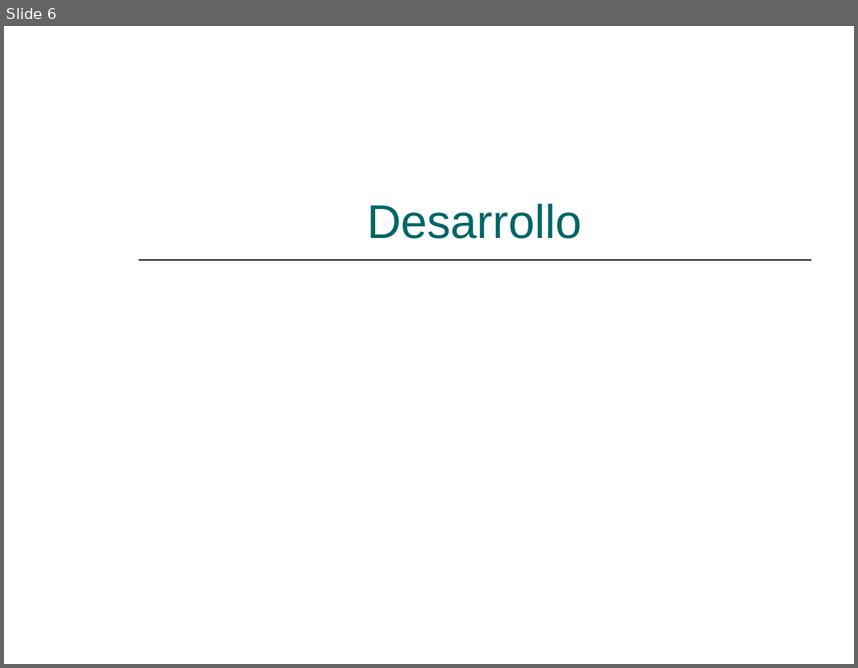
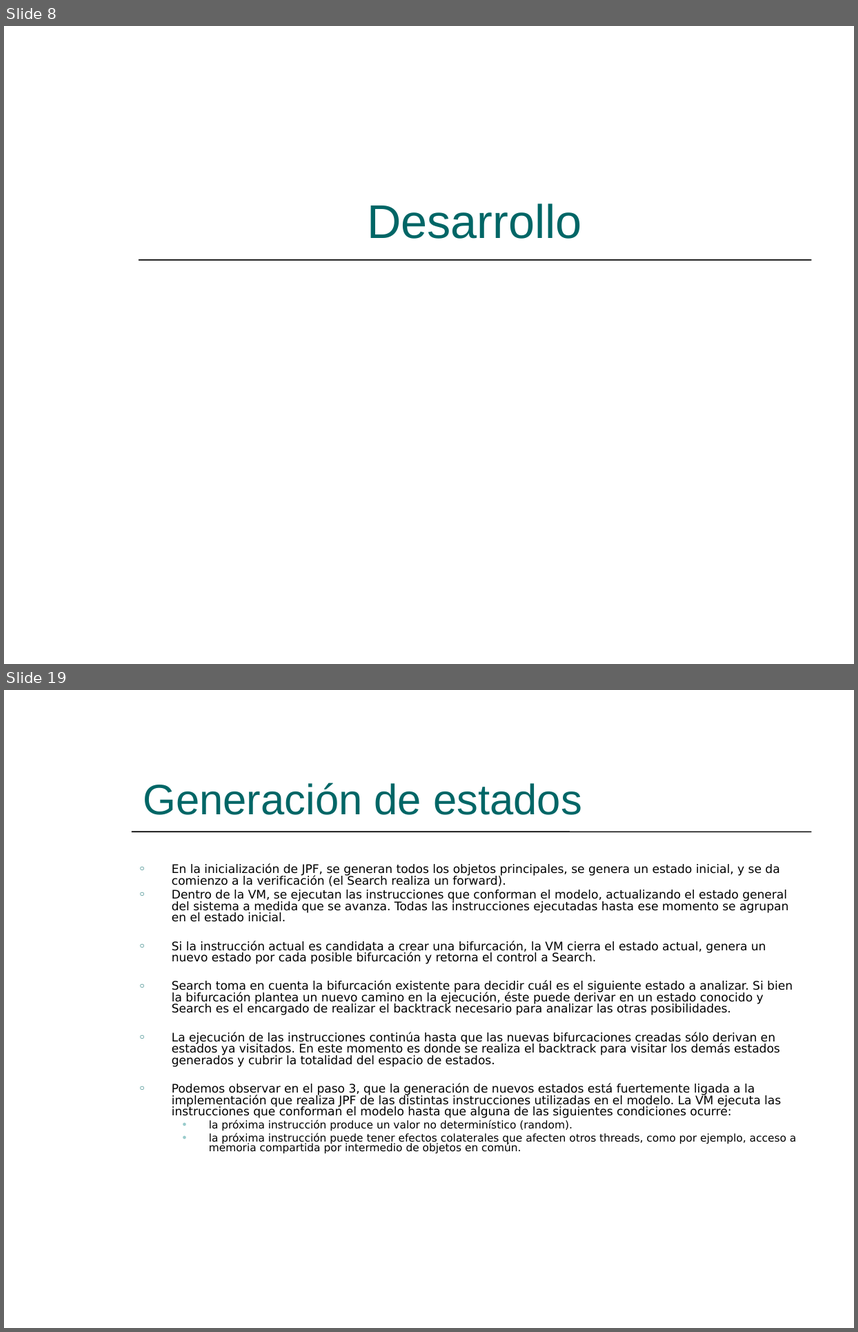
Before and after one commit to hugomelendez/tesis-jpf-2006, a slide deck: tesis-doc/Presentación.ppt. Shown one above the other, each under a label of ours: slide 6 before the commit, slides 8 and 19 after it; the slides between them are not shown. The pictures are 858x668 and 858x1332 pixels, drawn with LibreOffice and Linux fonts; fonts in the diff are those of the drawing. Boxes give left, top, right and bottom in pixels: in the first picture for what was removed or moved away, otherwise in the second. Text is boxed around its words. In the diff, an @@ line names an element or a change of style, - is before the commit and + after.

```diff
--- a/tesis-doc/Presentación.ppt
+++ b/tesis-doc/Presentación.ppt
@@ slide 19 added at box(4, 690, 854, 1328), background #FFFFFF @@
@@ freeform shape added at box(4, 690, 66, 983), fill #006666 @@
@@ freeform shape added at box(4, 753, 85, 1045), fill #99CCCC @@
@@ title added at box(143, 782, 582, 815), 36 pt, text #006666 @@
+Generación de estados
@@ line added from (132, 832) to (811, 832), #000000 0.99 pt @@
@@ text added at box(172, 864, 796, 1154), 10 pt, text #000000 @@
+○ En la inicialización de JPF, se generan todos los objetos principales, se genera un estado inicial, y se da comienzo a la verificación (el Search realiza un forward).
+○ Dentro de la VM, se ejecutan las instrucciones que conforman el modelo, actualizando el estado general del sistema a medida que se avanza. Todas las instrucciones ejecutadas hasta ese momento se agrupan en el estado inicial.
+○ Si la instrucción actual es candidata a crear una bifurcación, la VM cierra el estado actual, genera un nuevo estado por cada posible bifurcación y retorna el control a Search.
+○ Search toma en cuenta la bifurcación existente para decidir cuál es el siguiente estado a analizar. Si bien la bifurcación plantea un nuevo camino en la ejecución, éste puede derivar en un estado conocido y Search es el encargado de realizar el backtrack necesario para analizar las otras posibilidades.
+○ La ejecución de las instrucciones continúa hasta que las nuevas bifurcaciones creadas sólo derivan en estados ya visitados. En este momento es donde se realiza el backtrack para visitar los demás estados generados y cubrir la totalidad del espacio de estados.
+○ Podemos observar en el paso 3, que la generación de nuevos estados está fuertemente ligada a la implementación que realiza JPF de las distintas instrucciones utilizadas en el modelo. La VM ejecuta las instrucciones que conforman el modelo hasta que alguna de las siguientes condiciones ocurre:
+  ● la próxima instrucción produce un valor no determinístico (random).
+  ● la próxima instrucción puede tener efectos colaterales que afecten otros threads, como por ejemplo, acceso a memoria compartida por intermedio de objetos en común.
@@ what was slide 6 is now slide 8 @@
```
Also in this commit, not shown: 7 slides changed, 37 other slides added.
